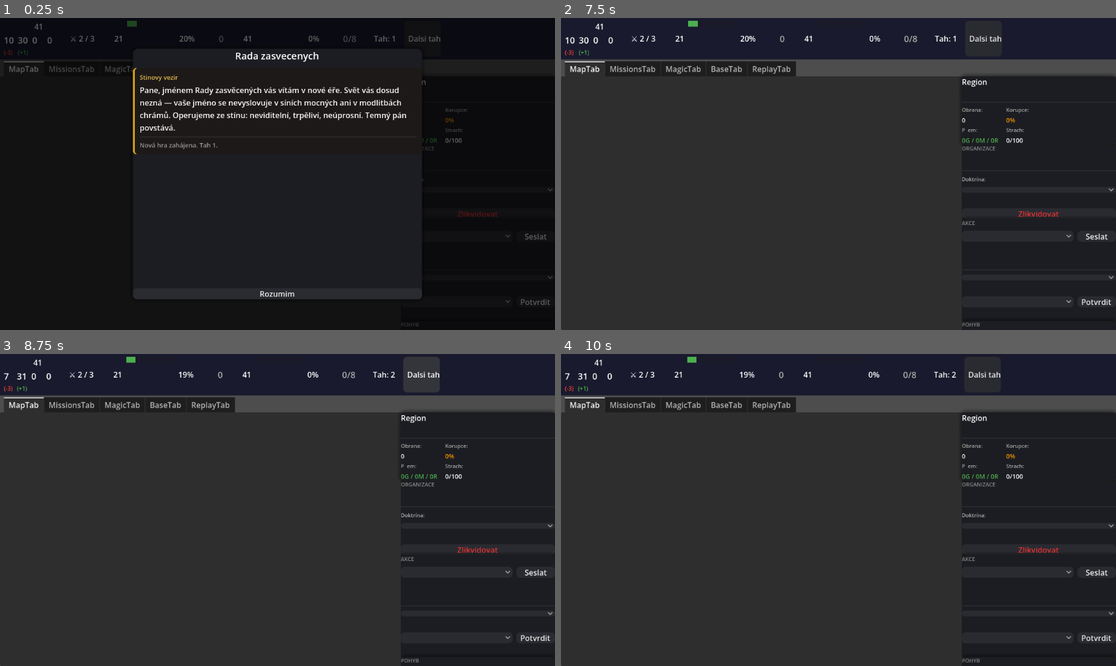
Above: before the commit, frames 1-4 (two rows, left to right).
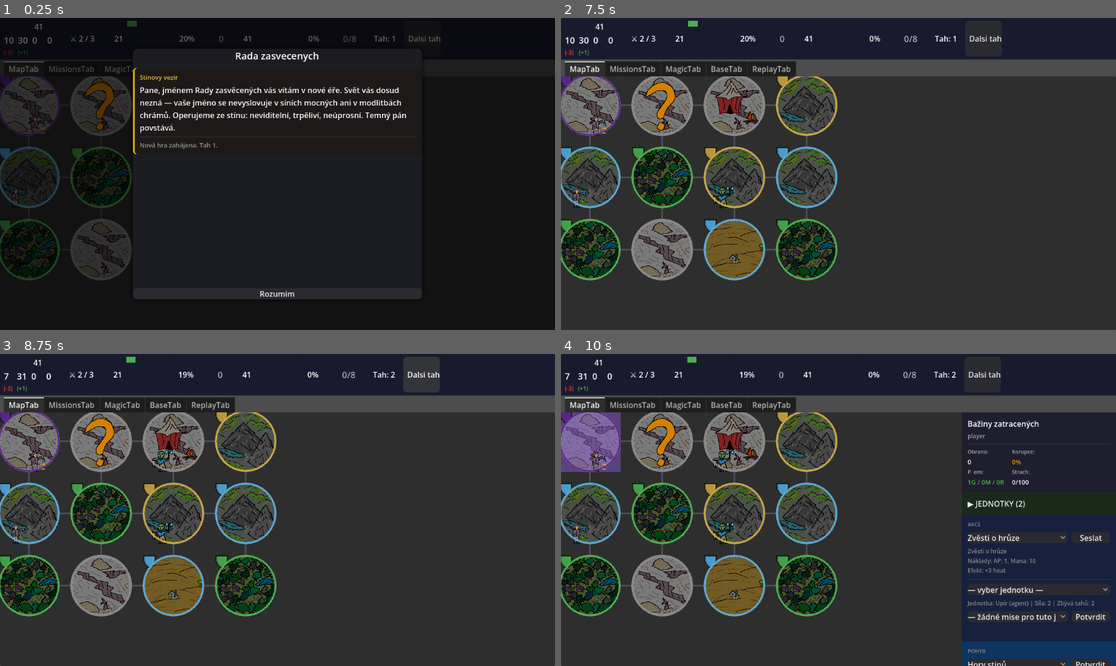
Above: after the commit, the same moments.

Repository: HannibalCZ/dark-lord
Game: Godot game, scene res://scenes/Main.tscn
Two runs of this game, one before a commit and one after it. Both use one fixed random seed, a clock stepped at 60 frames per second and the inputs below.
Inputs (mouse positions are in pixels of both pictures, inside the frame that each line leads up to):
- Up to frame 1 (0.25 s): no input
- Up to frame 2 (7.5 s): click "Dalsi tah" at 0.5 s; click (1038, 189) at 1.27 s; click (588, 105) at 2.02 s; click (1038, 214) at 2.75 s, where only the run before the commit has a clickable "Zlikvidovat"; click (1016, 236) at 3.52 s; click (1099, 236) at 4.25 s, where only the run before the commit has a clickable "Seslat"; click (1038, 276) at 5.02 s; click (1016, 301) at 5.77 s; click (1099, 301) at 6.5 s, where only the run before the commit has a clickable "Potvrdit"; click "Rozumim" at 7.25 s
- Up to frame 3 (8.75 s): click "Dalsi tah" at 8 s
- Up to frame 4 (10 s): click (1038, 525) at 8.77 s; click (588, 441) at 9.52 s

The runs differ from the first frame. In frame 1, 4.8% of the frame differs, in the area x 0-100%, y 18-99%; in frame 2, 19%; in frame 3, 19%; in frame 4, 28%, in the area x 0-100%, y 18-100%.
Error before the commit: Parse Error: Could not preload resource file "res://scenes/ui/RegionTile.tscn". (res://scripts/ui/MapTab.gd:65)

Commit message:
fix: kruhovy clip spritu via GDScript shader v _ready() misto tscn
Shader v tscn byl editor pri kazdem ulozeni sceny mazal (non-standard
poradi ext/sub resources). Reseni: shader se vytvari programmaticky
v RegionTile._ready() — imunni vuci editor rewritum. tscn vraceno
do cisteho stavu (load_steps=6, zadne sub_resources).

Co-Authored-By: Claude Sonnet 4.6 <noreply@anthropic.com>

Diff:
--- a/scenes/ui/RegionTile.tscn
+++ b/scenes/ui/RegionTile.tscn
@@ -1,18 +1,7 @@
-[gd_scene load_steps=8 format=3 uid="uid://bwg2fwkr5ae6g"]
+[gd_scene load_steps=6 format=3 uid="uid://bwg2fwkr5ae6g"]
 
 [ext_resource type="Script" uid="uid://p224r28ko4ej" path="res://scripts/ui/RegionTile.gd" id="1_3b7ur"]
 [ext_resource type="Texture2D" uid="uid://kjln75mk5yg3" path="res://art/ui/corruption_overlay.png" id="2_jel24"]
-
-[sub_resource type="Shader" id="Shader_circle"]
-code = "shader_type canvas_item;
-void fragment() {
-	vec2 c = UV - vec2(0.5);
-	if (length(c) > 0.5) { discard; }
-	COLOR = texture(TEXTURE, UV);
-}"
-
-[sub_resource type="ShaderMaterial" id="ShaderMaterial_circle"]
-shader = SubResource("Shader_circle")
 [ext_resource type="Texture2D" uid="uid://cyw6jwqalmni0" path="res://art/ui/tag.png" id="2_otno6"]
 [ext_resource type="Texture2D" uid="uid://dm681fk2jwqub" path="res://art/ui/secret.png" id="4_7kug1"]
 [ext_resource type="Texture2D" uid="uid://bgfdu2fb83wwy" path="res://art/ui/orc_camp.png" id="5_jnrrv"]
@@ -33,7 +22,6 @@
 grow_horizontal = 2
 grow_vertical = 2
 mouse_filter = 2
-material = SubResource("ShaderMaterial_circle")
 
 [node name="CorruptionSprite" type="TextureRect" parent="."]
 layout_mode = 1
@@ -43,7 +31,6 @@
 grow_horizontal = 2
 grow_vertical = 2
 texture = ExtResource("2_jel24")
-material = SubResource("ShaderMaterial_circle")
 
 [node name="Highlight" type="ColorRect" parent="."]
 layout_mode = 1
--- a/scripts/ui/RegionTile.gd
+++ b/scripts/ui/RegionTile.gd
@@ -32,6 +32,13 @@
 	button.pressed.connect(_on_pressed)
 	button.mouse_entered.connect(_on_mouse_entered)
 	button.mouse_exited.connect(_on_mouse_exited)
+
+	var shader := Shader.new()
+	shader.code = "shader_type canvas_item;\nvoid fragment() {\n\tvec2 c = UV - vec2(0.5);\n\tif (length(c) > 0.5) { discard; }\n\tCOLOR = texture(TEXTURE, UV);\n}"
+	var mat := ShaderMaterial.new()
+	mat.shader = shader
+	terrain_sprite.material = mat
+	corruption_overlay.material = mat
 
 func setup(id: int, region: Region) -> void:
 	region_id = id
